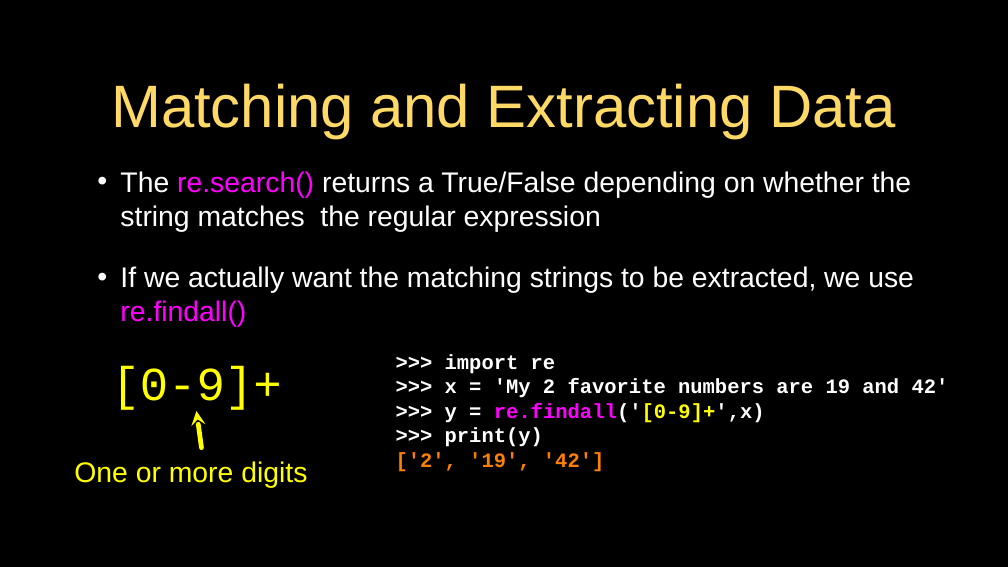
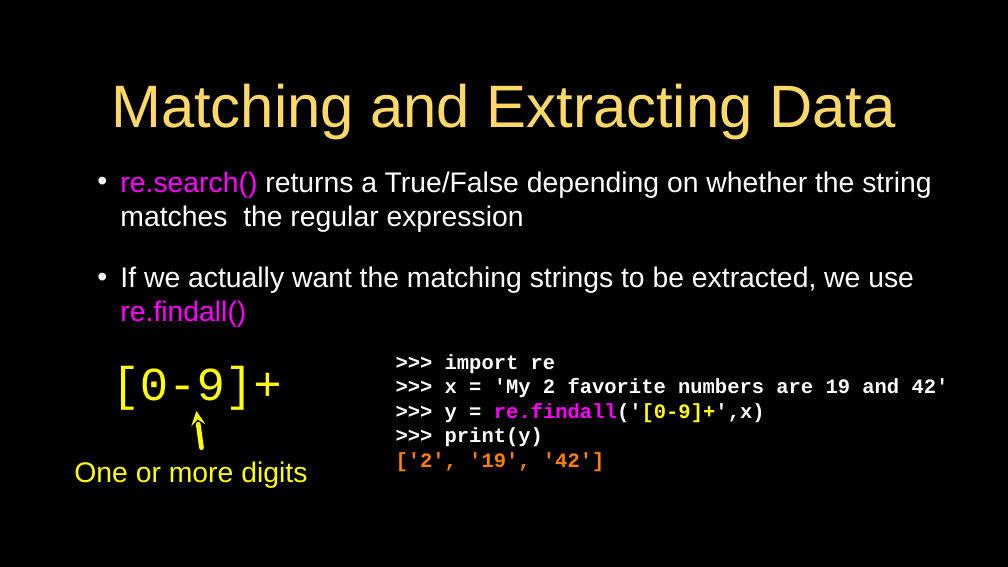
Before and after one commit to csev/py4e, a slide deck: slide 15 of lectures3/Pythonlearn-11-Regex.pptx. Drawn at 1008x567 pixels with LibreOffice and Linux fonts; fonts in the diff are those of the drawing. Boxes give left, top, right and bottom in pixels: in the first picture for what was removed or moved away, otherwise in the second. Text is boxed around its words. In the diff, an @@ line names an element or a change of style, - is before the commit and + after.

```diff
--- a/lectures3/Pythonlearn-11-Regex.pptx
+++ b/lectures3/Pythonlearn-11-Regex.pptx
@@ text at [120,171,931,232]: text changed @@
-• The re.search() returns a True/False depending on whether the string matches the regular expression
+• re.search() returns a True/False depending on whether the string matches the regular expression
```
Also in this commit, not shown: 24 other slides changed, 1 slide added, 3 other files.
